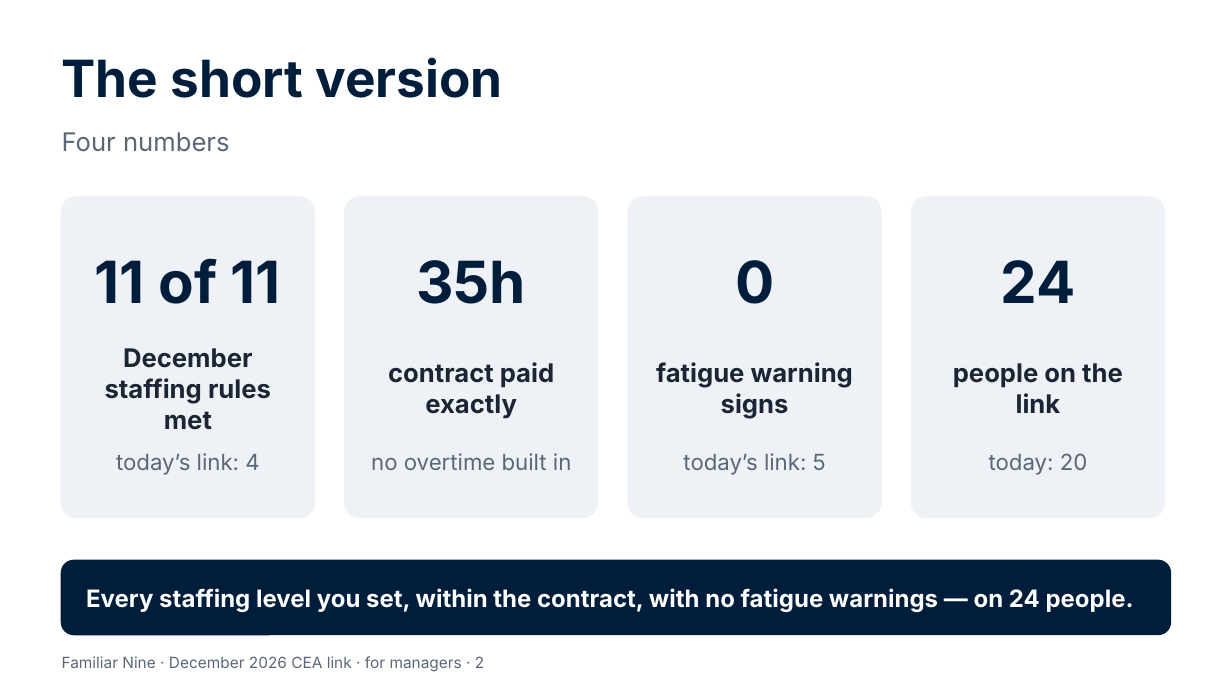
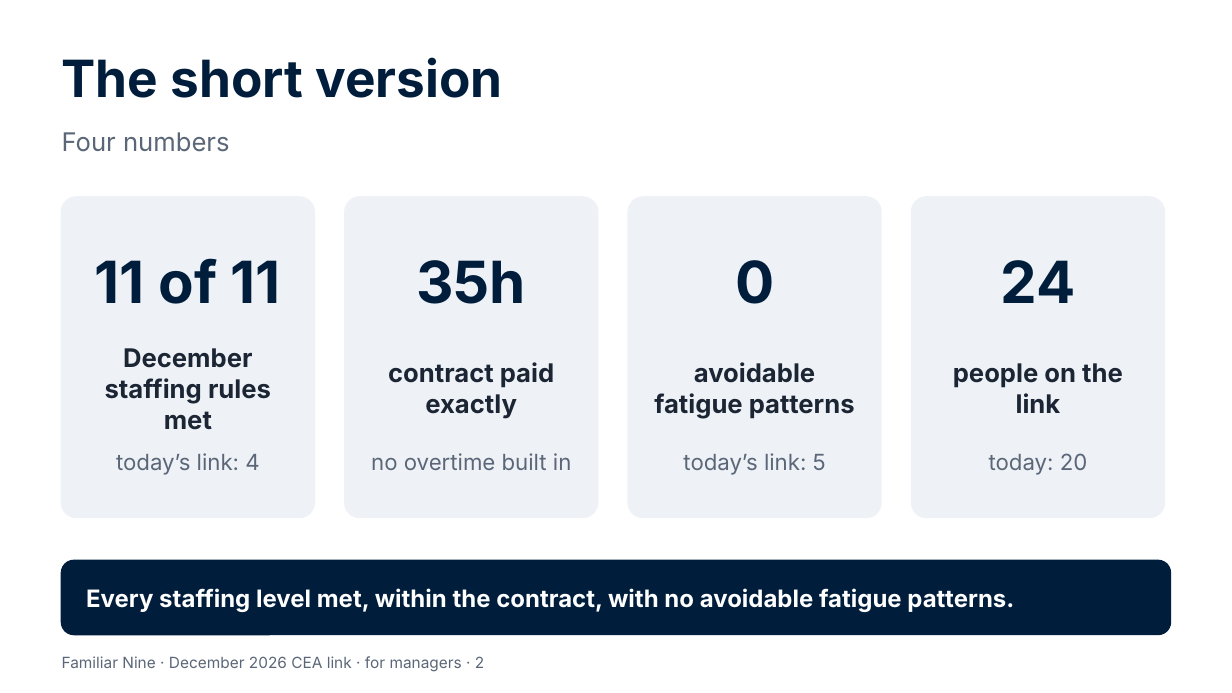
Before and after one commit to Garethdavidmiller/roster-app, a slide deck: slide 2 of docs/proposals/presentations/Familiar-Nine-for-managers.pptx. Drawn at 1232x693 pixels with LibreOffice and Linux fonts; fonts in the diff are those of the drawing. Boxes give left, top, right and bottom in pixels: in the first picture for what was removed or moved away, otherwise in the second. Text is boxed around its words. In the diff, an @@ line names an element or a change of style, - is before the commit and + after.

```diff
--- a/docs/proposals/presentations/Familiar-Nine-for-managers.pptx
+++ b/docs/proposals/presentations/Familiar-Nine-for-managers.pptx
@@ text at box(654, 362, 855, 419): text changed @@
-fatigue warning signs
+avoidable fatigue patterns
@@ text at box(86, 588, 1014, 612): text changed @@
-Every staffing level you set, within the contract, with no fatigue warnings — on 24 people.
+Every staffing level met, within the contract, with no avoidable fatigue patterns.
```
Also in this commit, not shown: 4 other slides changed, 2 slides added, 1 slide removed, 5 other files.
